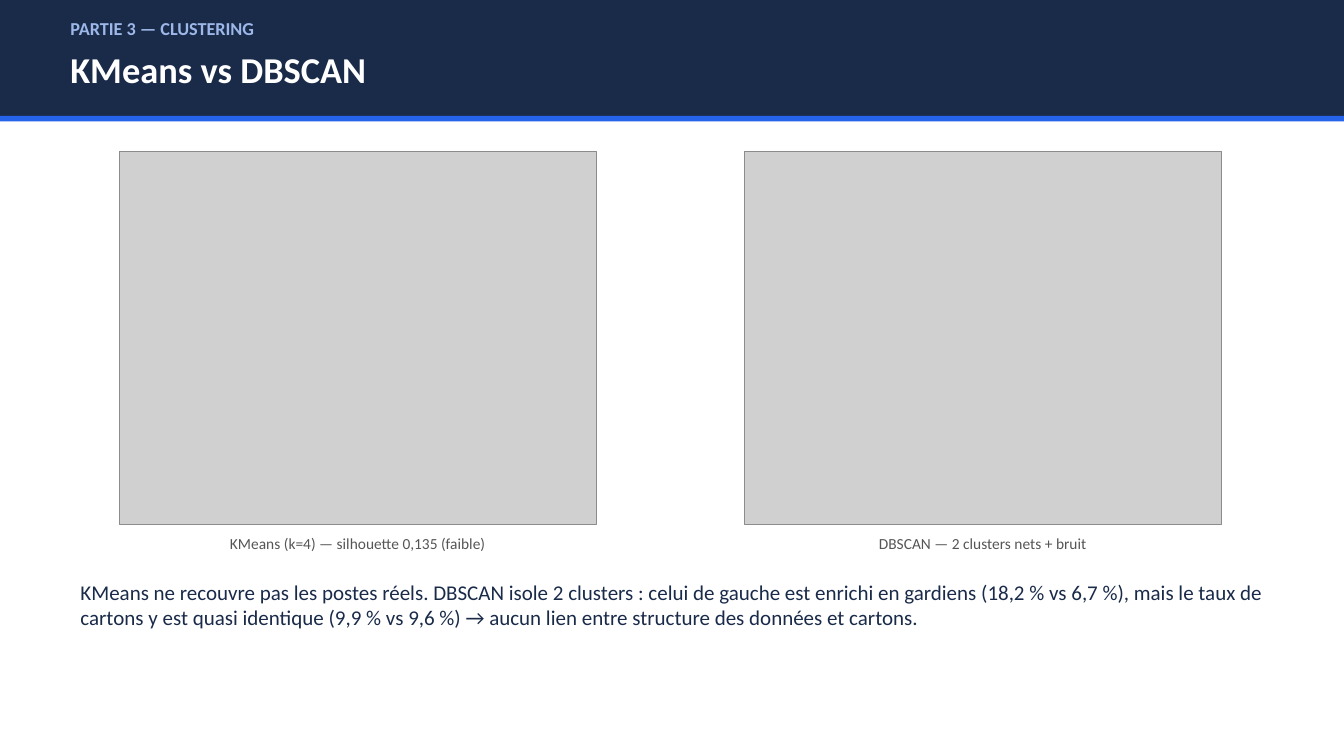
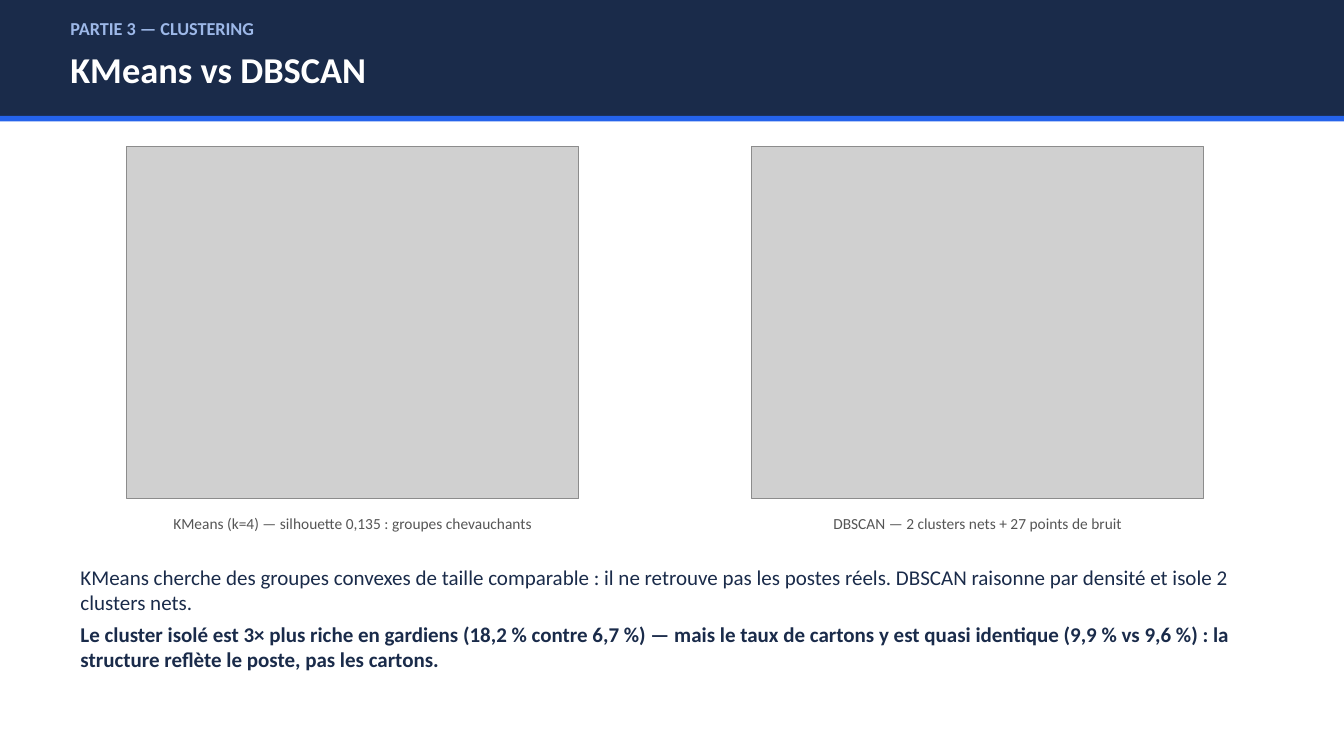
Before and after one commit to RobinsanKiritheepan/Cours_Python, a slide deck: slide 14 of Cours_IA/Machine_learning/Cartons_Jaunes_FIFA2026/Presentation_ML_FIFA.pptx (slide 10 before the commit). Drawn at 1344x756 pixels with LibreOffice and Linux fonts; fonts in the diff are those of the drawing; grey boxes stand for pictures. Boxes give left, top, right and bottom in pixels: in the first picture for what was removed or moved away, otherwise in the second. Text is boxed around its words. In the diff, an @@ line names an element or a change of style, - is before the commit and + after.

Commit message:
Enrichit le rapport ML cartons jaunes : 5 nouvelles figures et verification du pipeline

```diff
--- a/Cours_IA/Machine_learning/Cartons_Jaunes_FIFA2026/Presentation_ML_FIFA.pptx
+++ b/Cours_IA/Machine_learning/Cartons_Jaunes_FIFA2026/Presentation_ML_FIFA.pptx
@@ picture: place and size @@
-picture at bbox=[119, 151, 597, 524]
+picture at bbox=[127, 146, 579, 499]
@@ picture: place and size @@
-picture at bbox=[744, 151, 1222, 524]
+picture at bbox=[752, 146, 1204, 499]
@@ text at bbox=[173, 518, 532, 532]: text changed @@
-KMeans (k=4) — silhouette 0,135 (faible)
+KMeans (k=4) — silhouette 0,135 : groupes chevauchants
@@ text at bbox=[833, 518, 1121, 532]: text changed @@
-DBSCAN — 2 clusters nets + bruit
+DBSCAN — 2 clusters nets + 27 points de bruit
@@ text at bbox=[80, 570, 1228, 671]: text changed; bold on @@
-KMeans ne recouvre pas les postes réels. DBSCAN isole 2 clusters : celui de gauche est enrichi en gardiens (18,2 % vs 6,7 %), mais le taux de cartons y est quasi identique (9,9 % vs 9,6 %) → aucun lien entre structure des données et cartons.
+KMeans cherche des groupes convexes de taille comparable : il ne retrouve pas les postes réels. DBSCAN raisonne par densité et isole 2 clusters nets.
+Le cluster isolé est 3× plus riche en gardiens (18,2 % contre 6,7 %) — mais le taux de cartons y est quasi identique (9,9 % vs 9,6 %) : la structure reflète le poste, pas les cartons.
```
Also in this commit, not shown: 7 other slides changed, 6 slides added, 2 slides removed, 6 other files.
